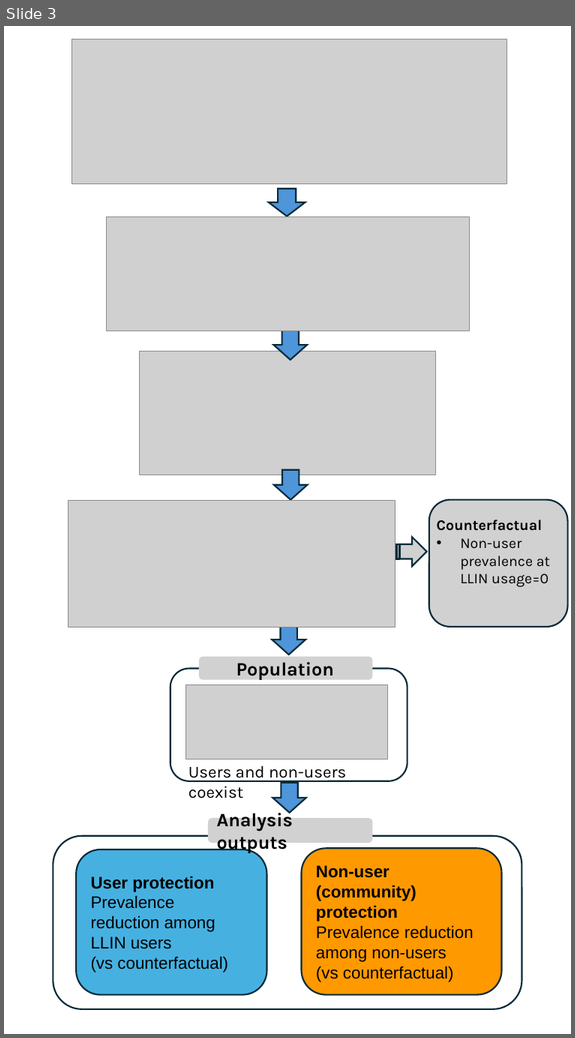
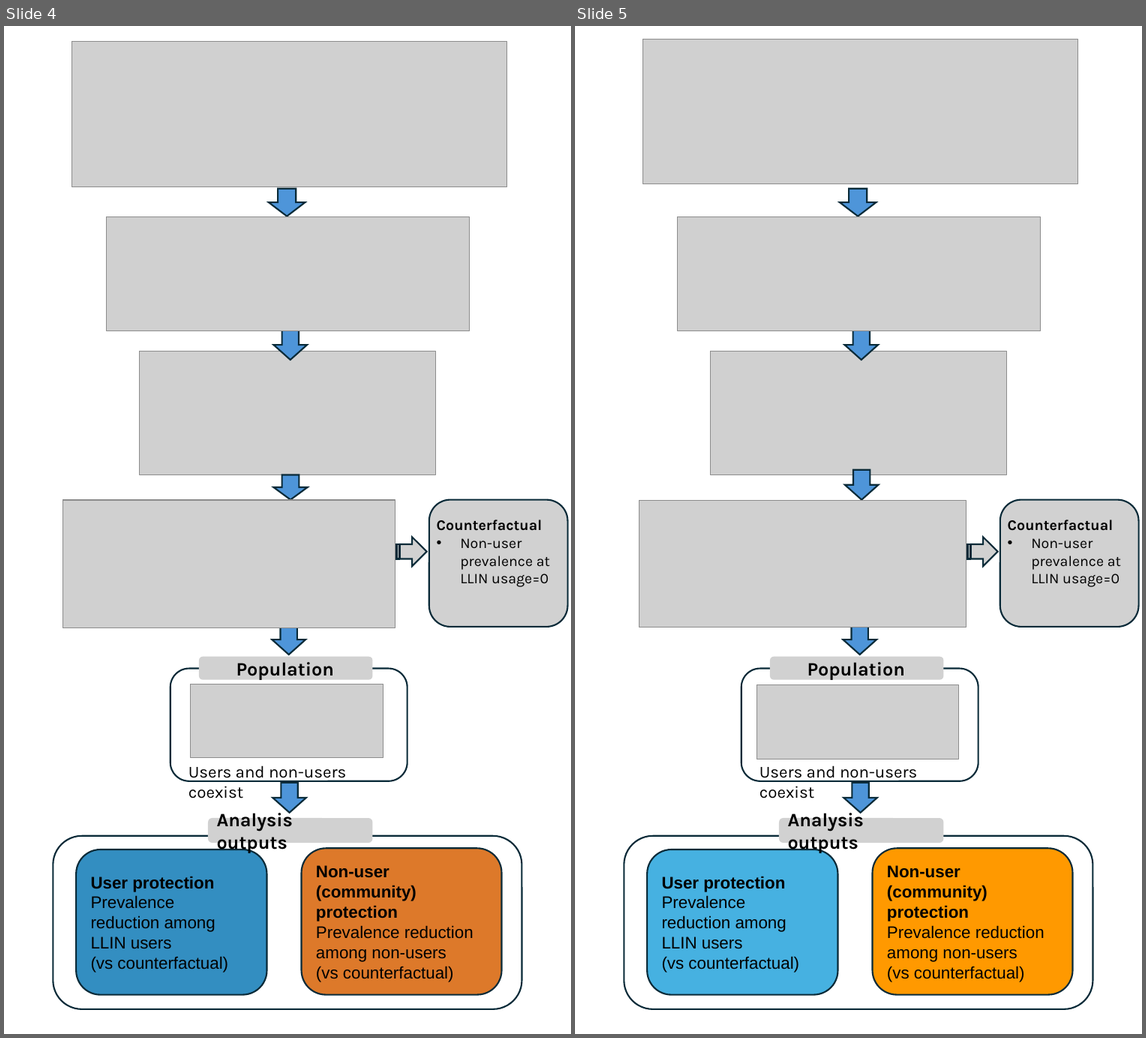
Before and after one commit to zenabusuboi/MySWISS-TPH, a slide deck: ZenabuPhD/COMMUNITY PROTECTION/CONCEPTUAL FRAMEWORK/Conceptual framework_new.pptm. Shown side by side, each under a label of ours: slide 3 before the commit, slides 4 and 5 after it. The pictures are 575x1038 and 1146x1038 pixels, drawn with LibreOffice and Linux fonts; fonts in the diff are those of the drawing; grey boxes stand for pictures. Boxes give left, top, right and bottom in pixels: in the first picture for what was removed or moved away, otherwise in the second. Text is boxed around its words. In the diff, an @@ line names an element or a change of style, - is before the commit and + after.

```diff
--- a/ZenabuPhD/COMMUNITY PROTECTION/CONCEPTUAL FRAMEWORK/Conceptual framework_new.pptm
+++ b/ZenabuPhD/COMMUNITY PROTECTION/CONCEPTUAL FRAMEWORK/Conceptual framework_new.pptm
@@ slide 4 added at [4,26,571,1034], background #FFFFFF @@
@@ picture added at [72,41,506,186] @@
@@ down arrow added at [269,189,305,216], fill #4E95D9, outline #092A39 1.5 pt @@
@@ picture added at [107,217,470,330] @@
@@ down arrow added at [274,330,307,360], fill #4E95D9, outline #092A39 1.5 pt @@
@@ picture added at [139,351,436,474] @@
@@ down arrow added at [274,475,308,500], fill #4E95D9, outline #092A39 1.5 pt @@
@@ picture added at [63,500,395,628] @@
@@ rounded rectangle added at [428,499,567,626], fill #D1D1D1, outline #092A39 1.5 pt @@
@@ text added at [437,520,550,587], 14 pt, text #000000 @@
+Counterfactual
+• Non-user prevalence at LLIN usage=0
@@ striped right arrow added at [396,537,426,567], fill #D1D1D1, outline #092A39 1.5 pt @@
@@ down arrow added at [272,624,306,655], fill #4E95D9, outline #092A39 1.5 pt @@
@@ rounded rectangle added at [170,669,407,781], outline #092A39 1.5 pt @@
@@ rounded rectangle added at [199,657,373,680], fill #D1D1D1, 18 pt, text #000000, bold @@
+Population
@@ picture added at [191,684,384,757] @@
@@ text added at [188,766,346,798], 16 pt, text #000000 @@
+Users and non-users coexist
@@ down arrow added at [272,783,306,813], fill #4E95D9, outline #092A39 1.5 pt @@
@@ rounded rectangle added at [208,817,373,843], fill #D1D1D1, 18 pt, text #000000, bold @@
+Analysis outputs
@@ rounded rectangle added at [54,836,522,1008], outline #092A39 1.5 pt @@
@@ rounded rectangle added at [76,850,266,994], fill #338EC1, outline #092A39 1.5 pt, 16 pt, text #000000 @@
+User protection
+Prevalence reduction among LLIN users
+(vs counterfactual)
@@ rounded rectangle added at [301,848,501,994], fill #DD792A, outline #092A39 1.5 pt, 16 pt, text #000000 @@
+Non-user (community) protection
+Prevalence reduction among non-users
+(vs counterfactual)
@@ what was slide 3 is now slide 5 @@
```
Also in this commit, not shown: 3 slides changed, 45 other files.
